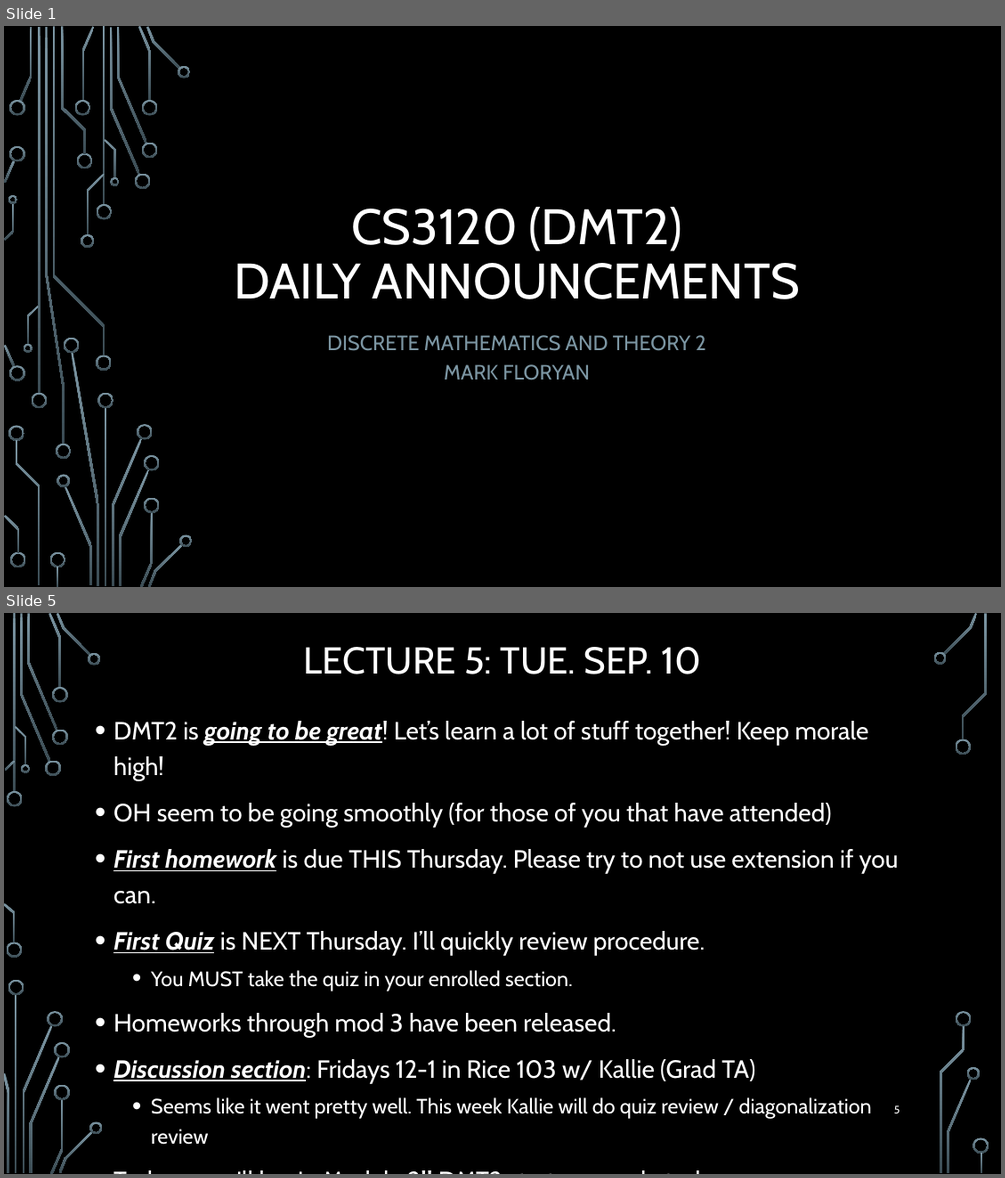
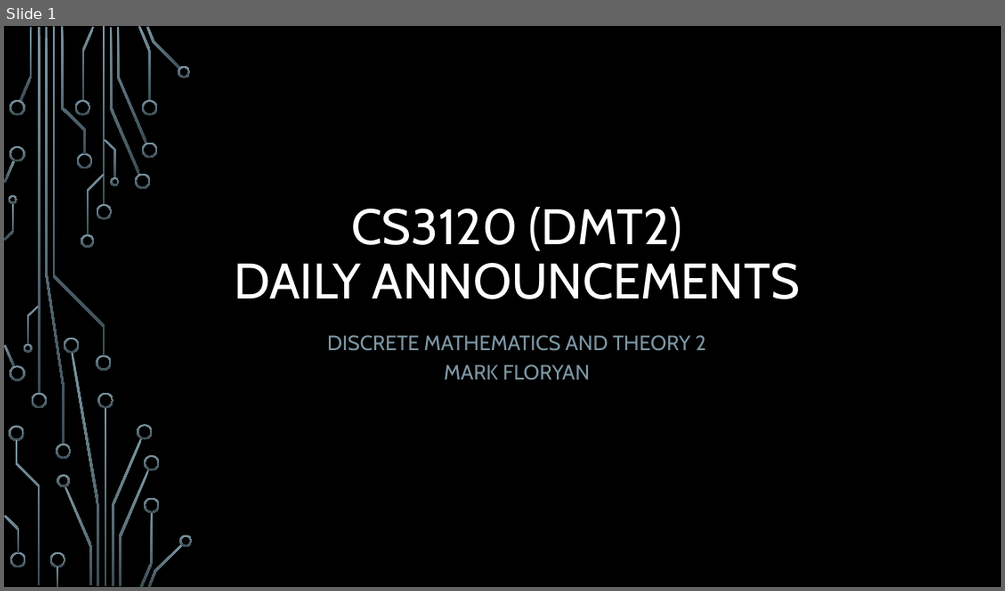
Before and after one commit to markfloryan/dmt2, a slide deck: slides/00-DailyAnnouncements.pptx. Shown one above the other, each under a label of ours: slides 1 and 5 before the commit, slide 1 after it; the slides between them are not shown. The pictures are 1005x1178 and 1005x591 pixels, drawn with LibreOffice and Linux fonts; fonts in the diff are those of the drawing; background and template pictures are left out. Boxes give left, top, right and bottom in pixels: in the first picture for what was removed or moved away, otherwise in the second. Text is boxed around its words. In the diff, an @@ line names an element or a change of style, - is before the commit and + after.

```diff
--- a/slides/00-DailyAnnouncements.pptx
+++ b/slides/00-DailyAnnouncements.pptx
@@ slide 5 removed at bbox=[4, 613, 1001, 1174], background picture (left out) @@
@@ title removed at bbox=[303, 647, 701, 674] @@
-LECTURE 5: TUE. SEP. 10
@@ text removed at bbox=[113, 721, 898, 1119] @@
-• DMT2 is going to be great! Let’s learn a lot of stuff together! Keep morale high!
-• OH seem to be going smoothly (for those of you that have attended)
-• First homework is due THIS Thursday. Please try to not use extension if you can.
-• First Quiz is NEXT Thursday. I’ll quickly review procedure.
-  • You MUST take the quiz in your enrolled section.
-• Homeworks through mod 3 have been released.
-• Discussion section: Fridays 12-1 in Rice 103 w/ Kallie (Grad TA)
-  • Seems like it went pretty well. This week Kallie will do quiz review / diagonalization review
-• Today we will begin Module 2!! DMT2 starts properly today.
@@ page number removed at bbox=[894, 1105, 900, 1113] @@
-5
@@ group removed at bbox=[4, 613, 989, 1174]: 33 freeform shapes, 3 rectangles @@
```
Also in this commit, not shown: 1 slide changed, 19 other slides removed, 8 other files.
